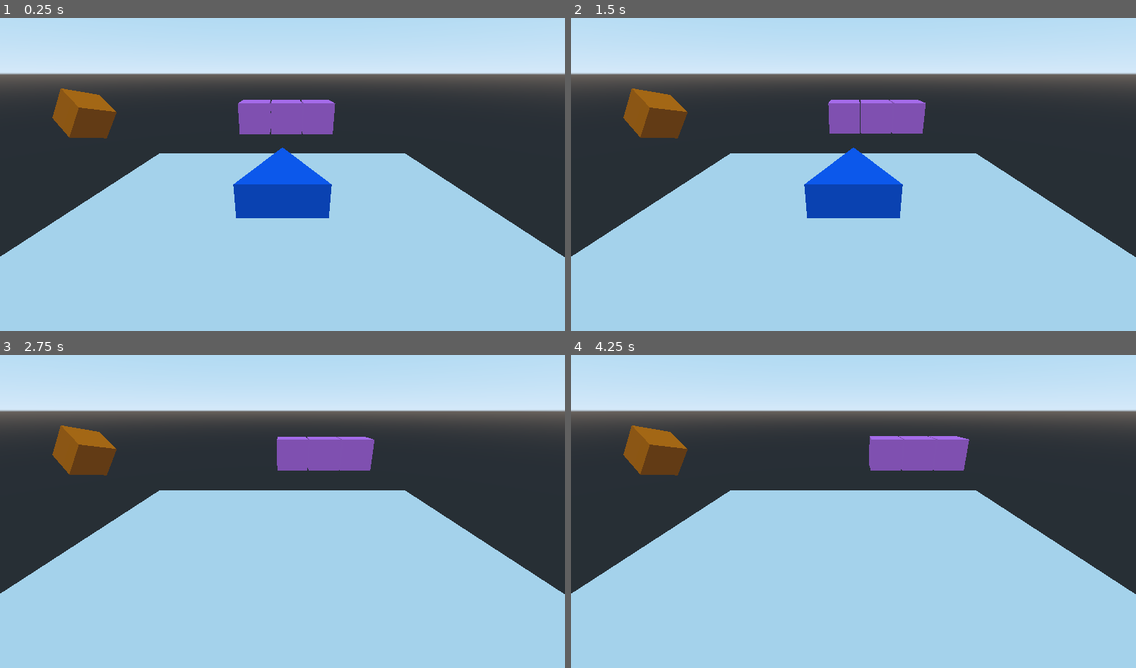
Above: before the commit, frames 1-4 (two rows, left to right).
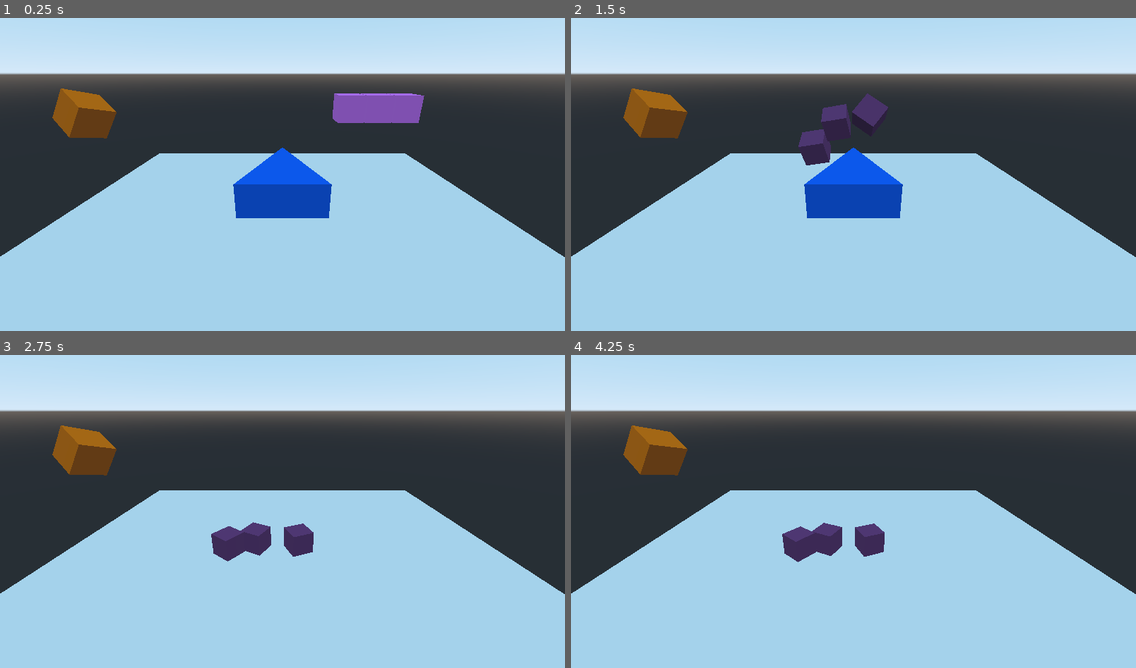
Above: after the commit, the same moments.

Repository: xaqui/Cubecelios
Game: Godot game, scene res://scenes/test.tscn
Same seed, same stepped clock (60 frames per second), same inputs: the game is played once before the commit and once after it.
Inputs (mouse positions are in pixels of both pictures, inside the frame that each line leads up to):
- Up to frame 1 (0.25 s): no input
- Up to frame 2 (1.5 s): move the mouse to (977, 149) at 0.52 s; press the mouse at (977, 149) at 0.53 s; move the mouse to (740, 183) at 1.27 s; release the mouse at (740, 183) at 1.28 s; click (740, 183) at 1.35 s
- Up to frame 3 (2.75 s): move the mouse to (339, 430) at 2.02 s; hold Down (move_bw) from 2.03 s (still down); click (339, 430) at 2.3 s
- Up to frame 4 (4.25 s): move the mouse to (825, 567) at 2.77 s; release Down (move_bw) at 2.78 s; tap Up (move_fw) at 2.85 s; click (825, 567) at 3.05 s; move the mouse to (1023, 552) at 3.52 s; hold Left (move_l) from 3.53 s (still down); click (1023, 552) at 3.8 s

The runs differ from the first frame. In frame 1, 3.3% of the frame differs, in the area x 42-76%, y 24-38%; in frame 2, 2.3%; in frame 3, 3.2%; in frame 4, 3.3%.

Commit message:
Extended mechanics test

Diff:
--- a/Player.gd
+++ b/Player.gd
@@ -10,7 +10,7 @@
 func _physics_process(delta):
 	var input_vector = get_input_vector()
 
-	if Input.is_action_just_pressed("fire"):
+	if Input.is_action_pressed("fire"):
 		var direct_state = get_world().direct_space_state
 		check_collision()
 		get_node("RayRender").show()
--- a/scenes/Holder.gd
+++ b/scenes/Holder.gd
@@ -4,7 +4,11 @@
 var block
 var live = true
 
-func _ready():
+#func _ready():
+#	add_child(load("res://scenes/NormalShipBlock.tscn").instance(), true)
+#	block = get_node("NormalShipBlock")
+
+func spawn_block():
 	add_child(load("res://scenes/NormalShipBlock.tscn").instance(), true)
 	block = get_node("NormalShipBlock")
 
--- a/scenes/NormalShipBlock.gd
+++ b/scenes/NormalShipBlock.gd
@@ -1,9 +1,8 @@
 extends Spatial
 
 
-#Connect to Player script for signaling
-#Connect to parent script for signaling
 onready var rb = get_node("RigidBody")
+var blockPhys
 
 func _ready():
 	#var player = get_tree().get_root().find_node("Player")
@@ -13,6 +12,18 @@
 
 func on_Player_hit(object):
 	if object == rb:
-		get_parent().live = false
-		rb.set_gravity_scale(1)
-		rb.add_torque(Vector3(rand_range(50,500), rand_range(50,500), rand_range(50,50)))
+
+		get_tree().get_root().add_child(load("res://scenes/ShipBlockPhys.tscn").instance(), true)
+		blockPhys = get_tree().get_root().get_node("ShipBlockPhys")
+		blockPhys.set_name(Global.generate_unique_name())
+		blockPhys.translation = (rb.global_transform.origin)
+		rb.queue_free()
+		blockPhys.add_torque(Vector3(rand_range(50,500), rand_range(50,500), rand_range(50,50)))
+		#rb.set_gravity_scale(1)
+		#rb.axis_lock_linear_x = false
+		#rb.axis_lock_linear_y = false
+		#rb.axis_lock_linear_z = false
+		#rb.axis_lock_angular_x = false
+		#rb.axis_lock_angular_y = false
+		#rb.axis_lock_angular_z = false
+		#rb.add_torque(Vector3(rand_range(50,500), rand_range(50,500), rand_range(50,50)))
--- a/scenes/NormalShipBlock.tscn
+++ b/scenes/NormalShipBlock.tscn
@@ -13,7 +13,12 @@
 script = ExtResource( 1 )
 
 [node name="RigidBody" type="RigidBody" parent="."]
-gravity_scale = 0.0
+axis_lock_linear_x = true
+axis_lock_linear_y = true
+axis_lock_linear_z = true
+axis_lock_angular_x = true
+axis_lock_angular_y = true
+axis_lock_angular_z = true
 
 [node name="Mesh" type="MeshInstance" parent="RigidBody"]
 mesh = SubResource( 1 )
--- a/scenes/Ship3x3x3.gd
+++ b/scenes/Ship3x3x3.gd
@@ -1,19 +1,20 @@
 extends Spatial
 
+var holders = []
+const PARTS_AMOUNT = 3
+var pathf
+var speed = 10
 
-# Declare member variables here. Examples:
-# var a = 2
-# var b = "text"
+func _ready():
+	var pos = 0
+	pathf = get_parent()
+	for i in range(PARTS_AMOUNT):
+		add_child(Spatial.new())
+	for holder in get_children():
+		holder.translation.x += pos
+		holder.set_script(load("res://scenes/Holder.gd"))
+		pos += 2.1
+		holder.spawn_block()
 
-
-# Called when the node enters the scene tree for the first time.
-func _ready():
-	pass # Replace with function body.
-
-func _process(delta):
-	#for child in get_child_count():
-	#	var c = get_child(child)
-	#	if c.live:
-	#		c.translation = c.translation.move_toward(Vector3(10,0,0), delta * 1)
-
-	self.translation = self.translation.move_toward(Vector3(10,10,0), delta * 1)
+func _physics_process(delta):
+	pathf.offset += delta * speed
--- a/scenes/Ship3x3x3.tscn
+++ b/scenes/Ship3x3x3.tscn
@@ -1,18 +1,6 @@
-[gd_scene load_steps=3 format=2]
+[gd_scene load_steps=2 format=2]
 
-[ext_resource path="res://scenes/Holder.gd" type="Script" id=1]
 [ext_resource path="res://scenes/Ship3x3x3.gd" type="Script" id=2]
 
 [node name="Ship3x3x3" type="Spatial"]
 script = ExtResource( 2 )
-
-[node name="Holder111" type="Spatial" parent="."]
-script = ExtResource( 1 )
-
-[node name="Holder112" type="Spatial" parent="."]
-transform = Transform( 1, 0, 0, 0, 1, 0, 0, 0, 1, 2.1, 0, 0 )
-script = ExtResource( 1 )
-
-[node name="Holder110" type="Spatial" parent="."]
-transform = Transform( 1, 0, 0, 0, 1, 0, 0, 0, 1, -2.1, 0, 0 )
-script = ExtResource( 1 )
--- /dev/null
+++ b/scenes/ShipBlockPhys.tscn
@@ -0,0 +1,17 @@
+[gd_scene load_steps=4 format=2]
+
+[sub_resource type="CubeMesh" id=1]
+
+[sub_resource type="SpatialMaterial" id=2]
+albedo_color = Color( 0.482353, 0.25098, 0.478431, 1 )
+
+[sub_resource type="BoxShape" id=3]
+
+[node name="ShipBlockPhys" type="RigidBody"]
+
+[node name="MeshInstance" type="MeshInstance" parent="."]
+mesh = SubResource( 1 )
+material/0 = SubResource( 2 )
+
+[node name="CollisionShape" type="CollisionShape" parent="."]
+shape = SubResource( 3 )
--- a/scenes/test.tscn
+++ b/scenes/test.tscn
@@ -14,6 +14,12 @@
 albedo_color = Color( 1, 0.494118, 0, 1 )
 
 [sub_resource type="BoxShape" id=5]
+
+[sub_resource type="Curve3D" id=6]
+_data = {
+"points": PoolVector3Array( 0, 0, 0, 0, 0, 0, 7.70763, -9.53674e-07, -2.59338, 0, 0, 0, 0, 0, 0, -7.58202, -9.53674e-07, -2.52624, 0, 0, 0, 0, 0, 0, 7.70763, -9.53674e-07, -2.59338 ),
+"tilts": PoolRealArray( 0, 0, 0 )
+}
 
 [node name="Spatial" type="Spatial"]
 
@@ -50,7 +56,13 @@
 [node name="CollisionShape" type="CollisionShape" parent="PartHolder/RigidBody"]
 shape = SubResource( 5 )
 
-[node name="Ship3x3x3" parent="." instance=ExtResource( 3 )]
-transform = Transform( 1, 0, 0, 0, 1, 0, 0, 0, 1, 0, 9.84729, 0 )
+[node name="Path" type="Path" parent="."]
+transform = Transform( 1, 0, 0, 0, 1, 0, 0, 0, 1, 0, 10.1091, 0 )
+curve = SubResource( 6 )
+
+[node name="PathFollow" type="PathFollow" parent="Path"]
+transform = Transform( 1, 0, 0, 0, 1, 0, 0, 0, 1, 7.70763, -9.53674e-07, -2.59338 )
+
+[node name="Ship3x3x3" parent="Path/PathFollow" instance=ExtResource( 3 )]
 
 [connection signal="hit" from="Player" to="PartHolder/RigidBody" method="_on_Player_hit"]
--- a/scripts/global.gd
+++ b/scripts/global.gd
@@ -1,3 +1,11 @@
 extends Node
 
 var player
+var names = []
+
+func generate_unique_name():
+	var name = "tmp_" + String(rand_range(0,999))
+	if not names.find(name):
+		names.append(name)
+		return name
+	return "fail"
Not shown: 1 places in scenes/test.tscn that only renumber resources
